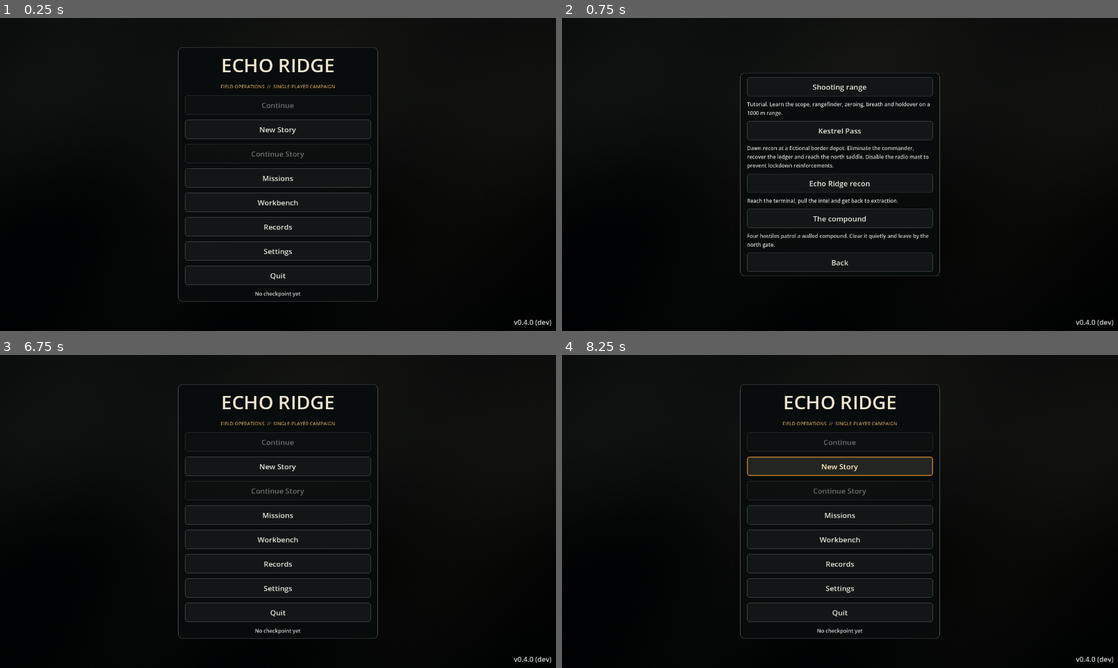
Above: before the commit, frames 1-4 (two rows, left to right).
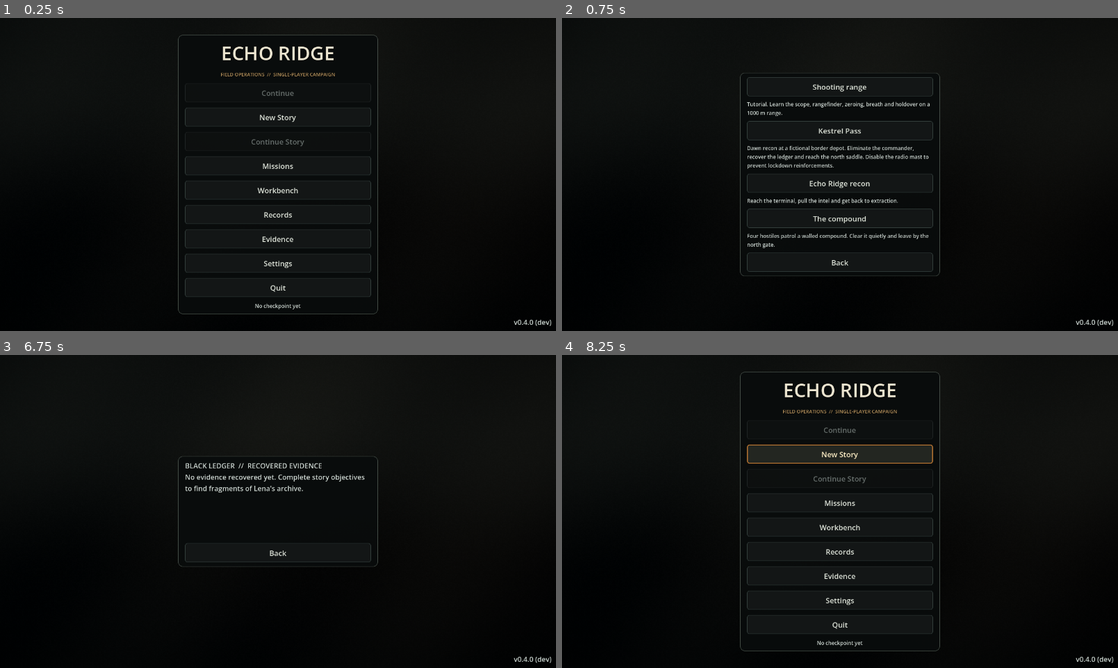
Above: after the commit, the same moments.

Repository: adam656677-oss/sniper
Game: Godot game, scene res://scenes/ui/main_menu.tscn
Same seed, same stepped clock (60 frames per second), same inputs: the game is played once before the commit and once after it.
Inputs (mouse positions are in pixels of both pictures, inside the frame that each line leads up to):
- Up to frame 1 (0.25 s): no input
- Up to frame 2 (0.75 s): click "Missions" at 0.5 s
- Up to frame 3 (6.75 s): click "Back" at 1.25 s; click "Workbench" at 2 s; click "Back" at 2.75 s; click "Records" at 3.5 s; click "Back" at 4.25 s; click "Settings" at 5 s; click "Back" at 5.75 s; click (278, 577) at 6.5 s, where only the run after the commit has a clickable "Evidence"
- Up to frame 4 (8.25 s): click (840, 552) at 7.25 s, where only the run after the commit has a clickable "Back"; click "New Story" at 8 s

The runs differ from the first frame. In frame 1, 3.5% of the frame differs, in the area x 32-68%, y 5-95%; in frame 2, nothing differs; in frame 3, 3.0%; in frame 4, 4.6%.

Commit message:
Add Black Ledger evidence dossier screen

Diff:
--- a/scenes/ui/main_menu.gd
+++ b/scenes/ui/main_menu.gd
@@ -7,7 +7,7 @@
 const ThemeKit = preload("res://scenes/ui/ui_theme.gd")
 const BackdropShader = preload("res://scenes/ui/menu_backdrop.gdshader")
 
-enum Screen { HOME, MISSIONS, SETTINGS, WORKBENCH, RECORDS }
+enum Screen { HOME, MISSIONS, SETTINGS, WORKBENCH, RECORDS, EVIDENCE }
 
 var screen: int = Screen.HOME
 var scene_changer: Callable
@@ -17,6 +17,8 @@
 var workbench: WorkbenchScreen
 var records: VBoxContainer
 var records_text: Label
+var evidence: VBoxContainer
+var evidence_text: Label
 var continue_button: Button
 var story_mode_button: Button
 var continue_story_button: Button
@@ -67,6 +69,7 @@
 	button(home, "Missions", func(): show_screen(Screen.MISSIONS))
 	button(home, "Workbench", func(): show_screen(Screen.WORKBENCH))
 	button(home, "Records", func(): show_screen(Screen.RECORDS))
+	button(home, "Evidence", func(): show_screen(Screen.EVIDENCE))
 	button(home, "Settings", func(): show_screen(Screen.SETTINGS))
 	button(home, "Quit", func(): get_tree().quit())
 	status = Label.new()
@@ -103,6 +106,13 @@
 	records_text = Label.new()
 	records.add_child(records_text)
 	button(records, "Back", func(): show_screen(Screen.HOME))
+	evidence = VBoxContainer.new()
+	column.add_child(evidence)
+	evidence_text = Label.new()
+	evidence_text.autowrap_mode = TextServer.AUTOWRAP_WORD_SMART
+	evidence_text.custom_minimum_size = Vector2(360, 180)
+	evidence.add_child(evidence_text)
+	button(evidence, "Back", func(): show_screen(Screen.HOME))
 	show_screen(Screen.HOME)
 
 # "v0.4.0 (abc1234)" when CI stamped a build, "v0.4.0 (dev)" otherwise.
@@ -129,8 +139,11 @@
 	settings_screen.visible = screen == Screen.SETTINGS
 	workbench.visible = screen == Screen.WORKBENCH
 	records.visible = screen == Screen.RECORDS
+	evidence.visible = screen == Screen.EVIDENCE
 	if screen == Screen.RECORDS:
 		records_text.text = "\n".join(Progression.summary_lines())
+	if screen == Screen.EVIDENCE:
+		evidence_text.text = "\n".join(StoryCampaign.evidence_lines())
 	if screen == Screen.WORKBENCH:
 		workbench.load_into_controls()
 	continue_button.disabled = not SaveSystem.has_save(SaveSystem.CHECKPOINT_SLOT)
